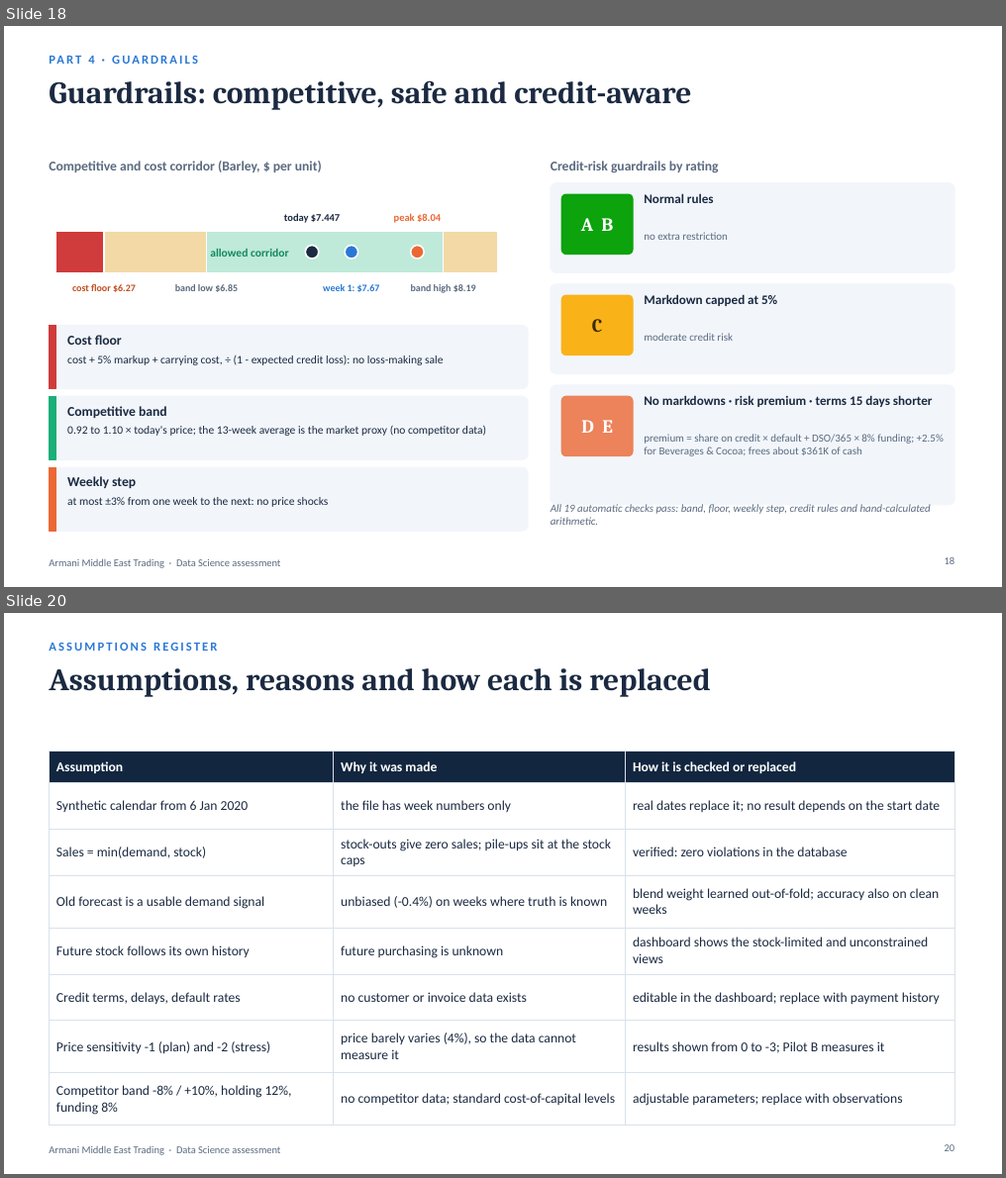
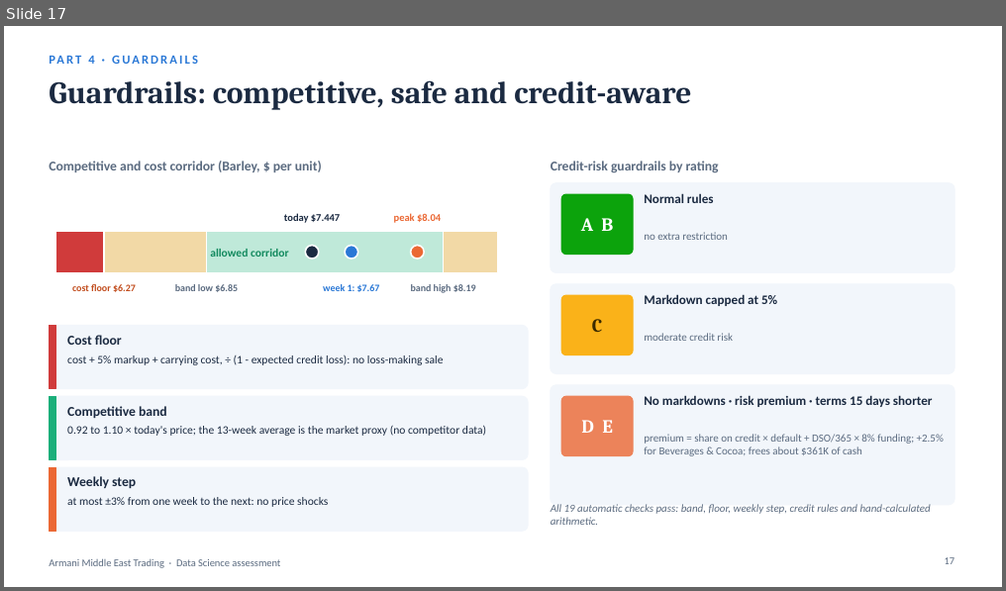
Before and after one commit to hrnademi/Technical_Assessment_HamidrezaNademi, a slide deck: Armani_Data_Science_Presentation.pptx. Shown one above the other, each under a label of ours: slides 18 and 20 before the commit, slide 17 after it; the slides between them are not shown. The pictures are 1006x1178 and 1006x591 pixels, drawn with LibreOffice and Linux fonts; fonts in the diff are those of the drawing. Boxes give left, top, right and bottom in pixels: in the first picture for what was removed or moved away, otherwise in the second. Text is boxed around its words. In the diff, an @@ line names an element or a change of style, - is before the commit and + after.

```diff
--- a/Armani_Data_Science_Presentation.pptx
+++ b/Armani_Data_Science_Presentation.pptx
@@ slide 20 removed at [4, 613, 1002, 1174], background #FFFFFF; not listed: 1 template element that a slide beside it also shows @@
@@ text removed at [49, 642, 217, 651] @@
-ASSUMPTIONS REGISTER
@@ title removed at [49, 668, 710, 697] @@
-Assumptions, reasons and how each is replaced
@@ table removed at [49, 752, 954, 1119], 8 rows, 3 columns @@
-Assumption | Why it was made | How it is checked or replaced
-Synthetic calendar from 6 Jan 2020 | the file has week numbers only | real dates replace it; no result depends on the start date
-Sales = min(demand, stock) | stock-outs give zero sales; pile-ups sit at the stock caps | verified: zero violations in the database
-Old forecast is a usable demand signal | unbiased (-0.4%) on weeks where truth is known | blend weight learned out-of-fold; accuracy also on clean weeks
-Future stock follows its own history | future purchasing is unknown | dashboard shows the stock-limited and unconstrained views
-Credit terms, delays, default rates | no customer or invoice data exists | editable in the dashboard; replace with payment history
-Price sensitivity -1 (plan) and -2 (stress) | price barely varies (4%), so the data cannot measure it | results shown from 0 to -3; Pilot B measures it
-Competitor band -8% / +10%, holding 12%, funding 8% | no competitor data; standard cost-of-capital levels | adjustable parameters; replace with observations
@@ page number removed at [944, 1145, 955, 1152] @@
-20
@@ what was slide 18 is now slide 17 @@
@@ page number at [944, 558, 955, 565]: text changed @@
-18
+17
```
Also in this commit, not shown: 7 slides changed, 1 other slide removed, 1 other file.
